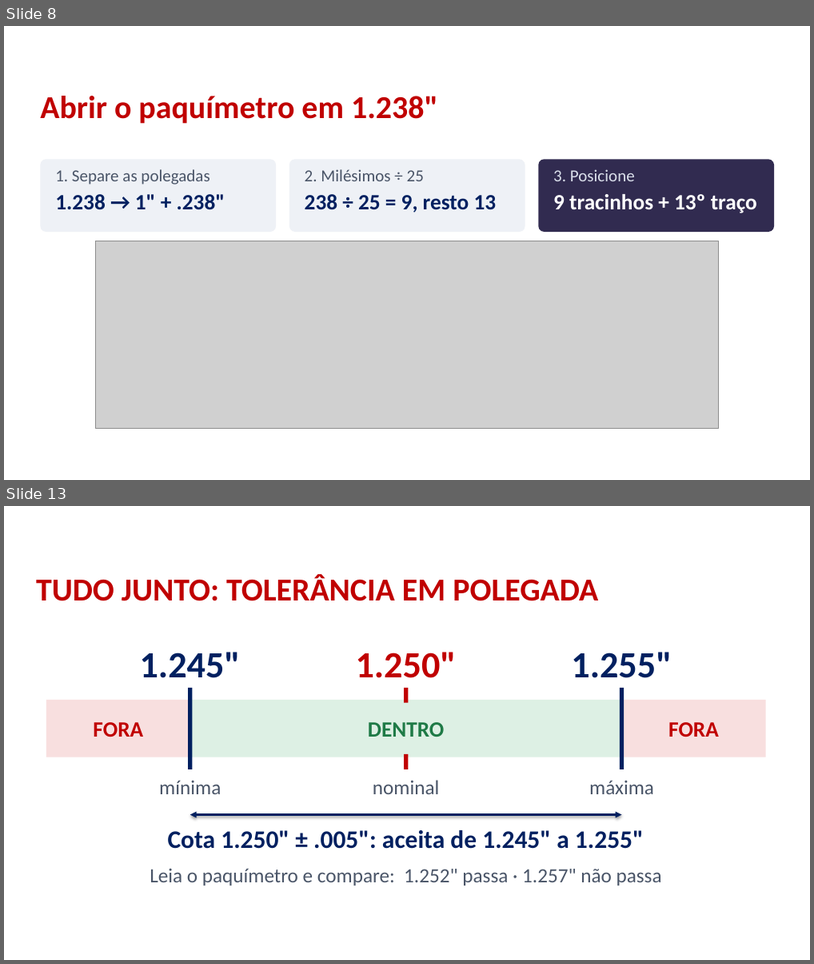
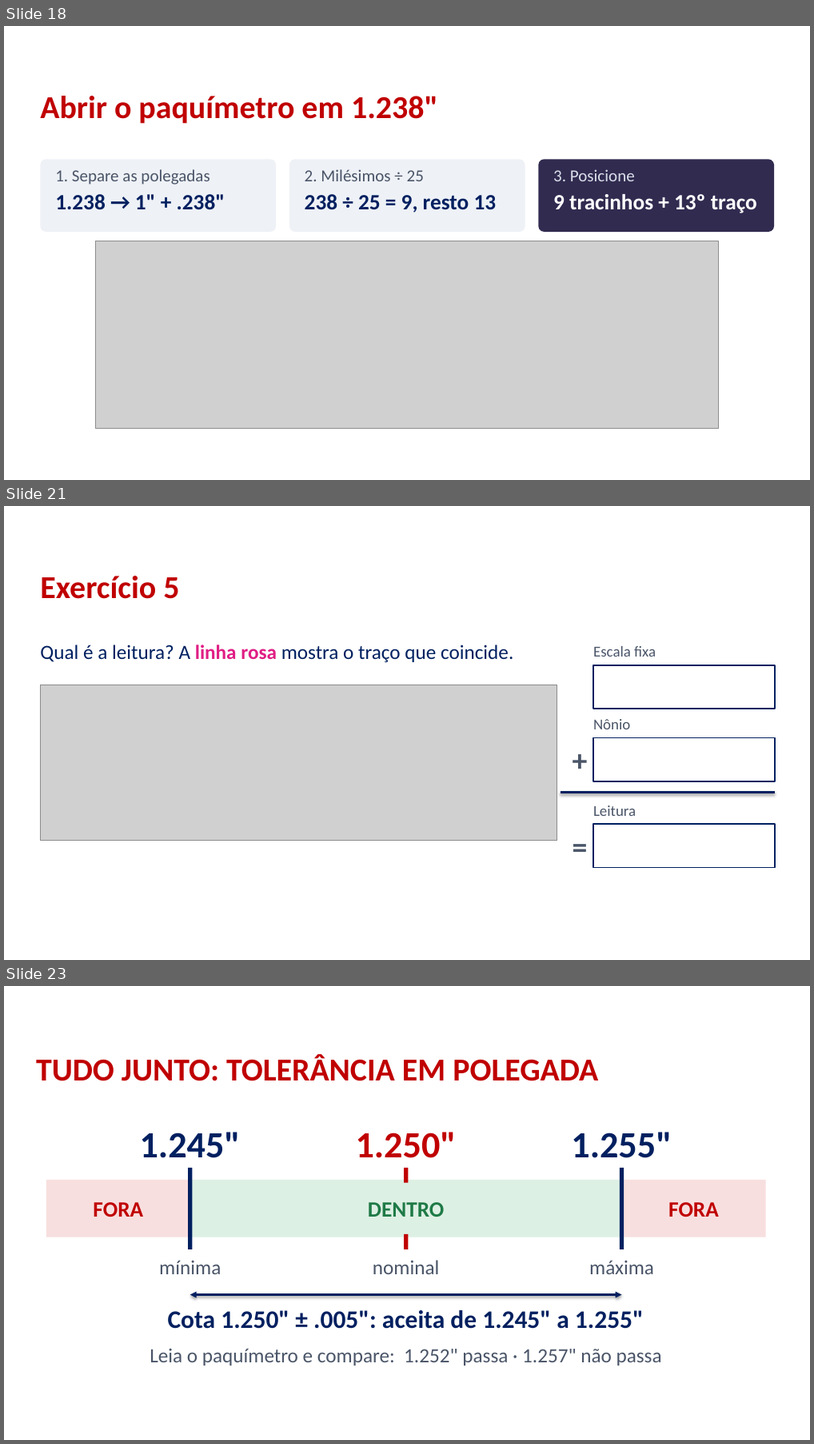
Before and after one commit to martinsrl1-web/fazenda-de-projetos, a slide deck: metrologia/slides/revisao-polegada-tolerancia.pptx. Shown one above the other, each under a label of ours: slides 8 and 13 before the commit, slides 18, 21 and 23 after it; the slides between them are not shown. The pictures are 814x964 and 814x1444 pixels, drawn with LibreOffice and Linux fonts; fonts in the diff are those of the drawing; grey boxes stand for pictures; background and template pictures are left out. Boxes give left, top, right and bottom in pixels: in the first picture for what was removed or moved away, otherwise in the second. Text is boxed around its words. In the diff, an @@ line names an element or a change of style, - is before the commit and + after.

```diff
--- a/metrologia/slides/revisao-polegada-tolerancia.pptx
+++ b/metrologia/slides/revisao-polegada-tolerancia.pptx
@@ slide 21 added at [4,506,810,960], background picture (left out) @@
@@ title added at [40,576,179,599], 38 pt, text #C00000, bold @@
+Exercício 5
@@ text added at [40,644,514,663], 24 pt, text #002060 @@
+Qual é a leitura? A linha rosa mostra o traço que coincide.
@@ text added at [594,646,656,656], 18 pt, text #4A5568 @@
+Escala fixa
@@ rectangle added at [594,665,775,708], fill #FFFFFF, outline #002060 1.5 pt @@
@@ picture added at [40,684,558,840] @@
@@ text added at [594,719,630,729], 18 pt, text #4A5568 @@
+Nônio
@@ text added at [561,738,588,781], 36 pt, text #4A5568, bold @@
++
@@ rectangle added at [594,738,775,781], fill #FFFFFF, outline #002060 1.5 pt @@
@@ line added from (561, 792) to (775, 792), #002060 3 pt @@
@@ text added at [594,805,636,816], 18 pt, text #4A5568 @@
+Leitura
@@ text added at [561,824,588,867], 36 pt, text #4A5568, bold @@
+=
@@ rectangle added at [594,824,775,867], fill #FFFFFF, outline #002060 1.5 pt @@
@@ what was slide 8 is now slide 18 @@
@@ what was slide 13 is now slide 23 @@
```
Also in this commit, not shown: 2 slides changed, 11 other slides added, 2 other files.
